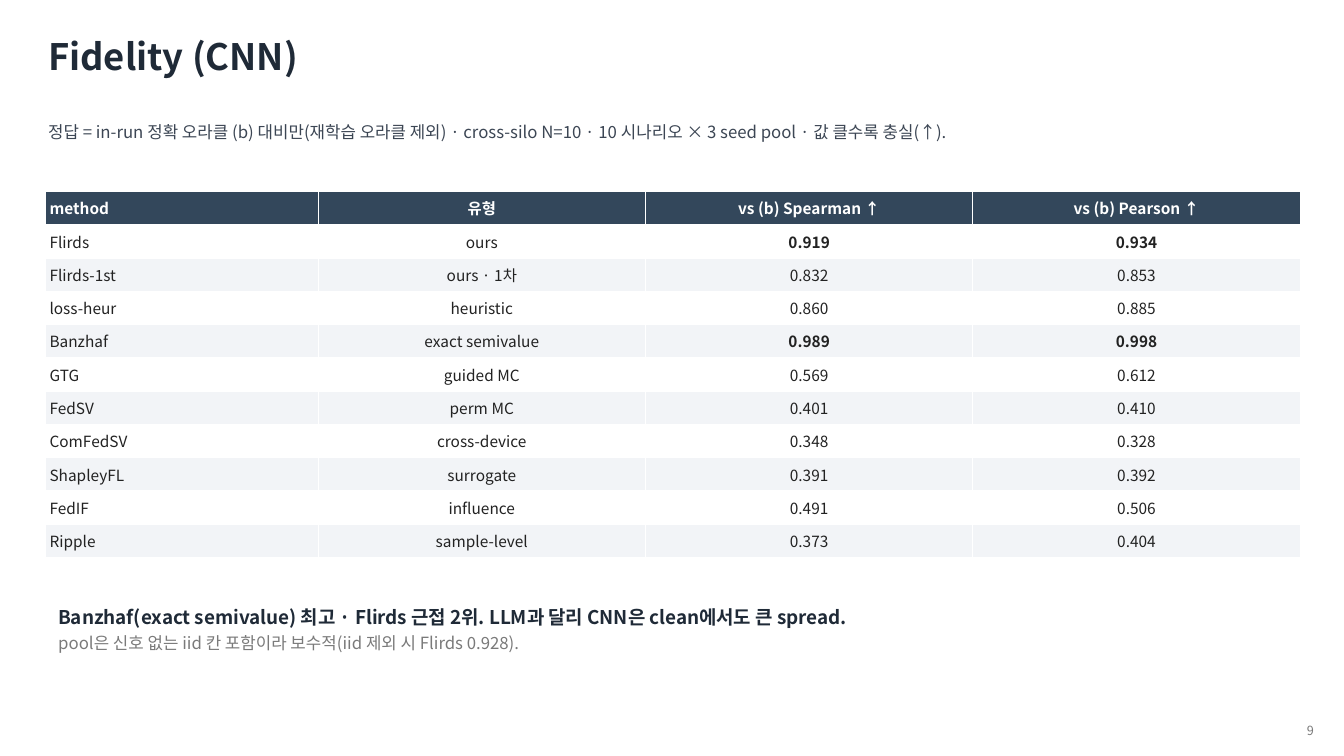
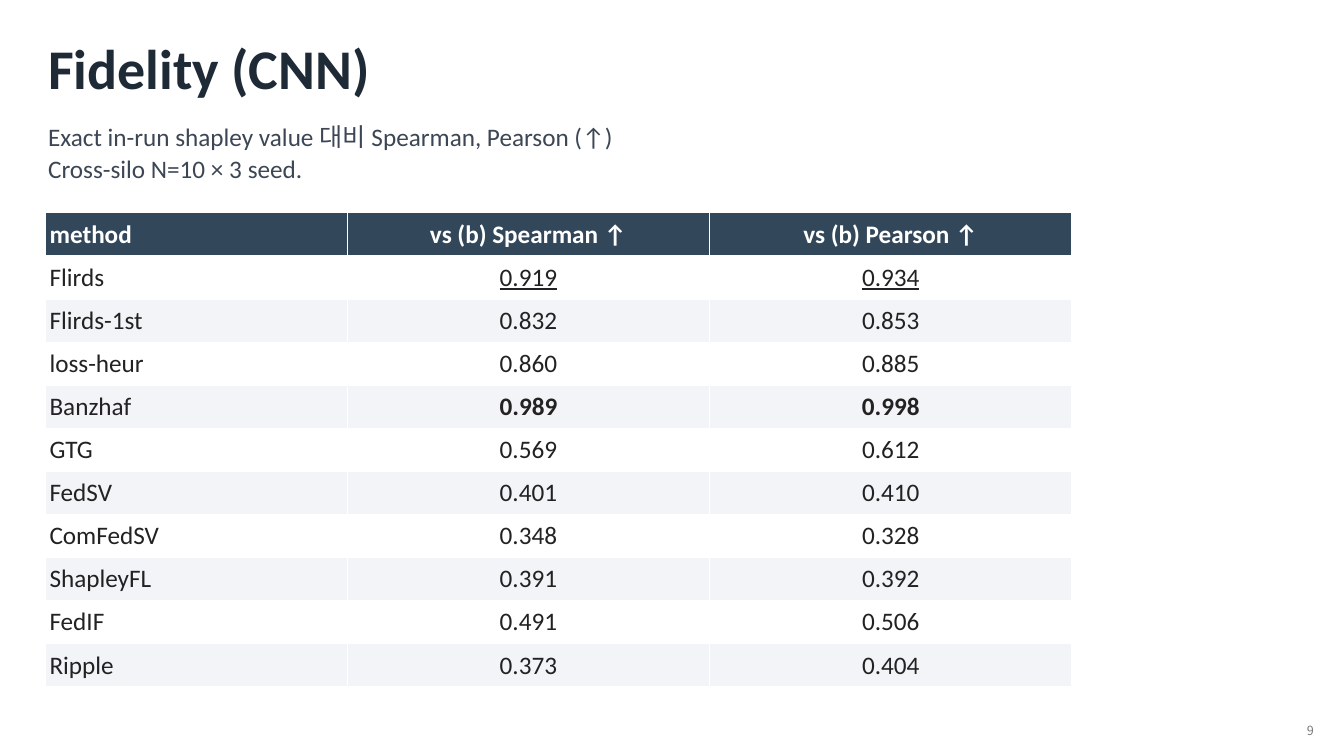
Before and after one commit to YongheeChoi/flirds, a slide deck: slide 9 of research-wiki/survey/presentations/flirds-seminar-intro/flirds-seminar-intro.pptx. Drawn at 1344x756 pixels with LibreOffice and Linux fonts; fonts in the diff are those of the drawing. Boxes give left, top, right and bottom in pixels: in the first picture for what was removed or moved away, otherwise in the second. Text is boxed around its words. In the diff, an @@ line names an element or a change of style, - is before the commit and + after.

```diff
--- a/research-wiki/survey/presentations/flirds-seminar-intro/flirds-seminar-intro.pptx
+++ b/research-wiki/survey/presentations/flirds-seminar-intro/flirds-seminar-intro.pptx
@@ text "Fidelity (CNN)" at (x1=48, y1=47, x2=370, y2=98): size 26 to 40 pt, font Noto Sans CJK KR to Calibri @@
@@ text at (x1=48, y1=125, x2=569, y2=178): text changed; size 12 to 18 pt; font Noto Sans CJK KR to Calibri @@
-정답 = in-run 정확 오라클 (b) 대비만(재학습 오라클 제외) · cross-silo N=10 · 10 시나리오 × 3 seed pool · 값 클수록 충실(↑).
+Exact in-run shapley value 대비 Spearman, Pearson (↑)
+Cross-silo N=10 × 3 seed.
@@ table at (x1=45, y1=213, x2=1072, y2=688) @@
-column 2: 유형 | ours | ours · 1차 | heuristic | exact semivalue | guided MC | perm MC | cross-device | surrogate | influence | sample-level
@@ table resized from (x1=45, y1=192, x2=1302, y2=558) to (x1=45, y1=213, x2=1072, y2=688) @@
@@ text removed at (x1=58, y1=608, x2=846, y2=653) @@
-Banzhaf(exact semivalue) 최고 · Flirds 근접 2위. LLM과 달리 CNN은 clean에서도 큰 spread.
-pool은 신호 없는 iid 칸 포함이라 보수적(iid 제외 시 Flirds 0.928).
```
Also in this commit, not shown: 4 other slides changed, 4 slides removed.
